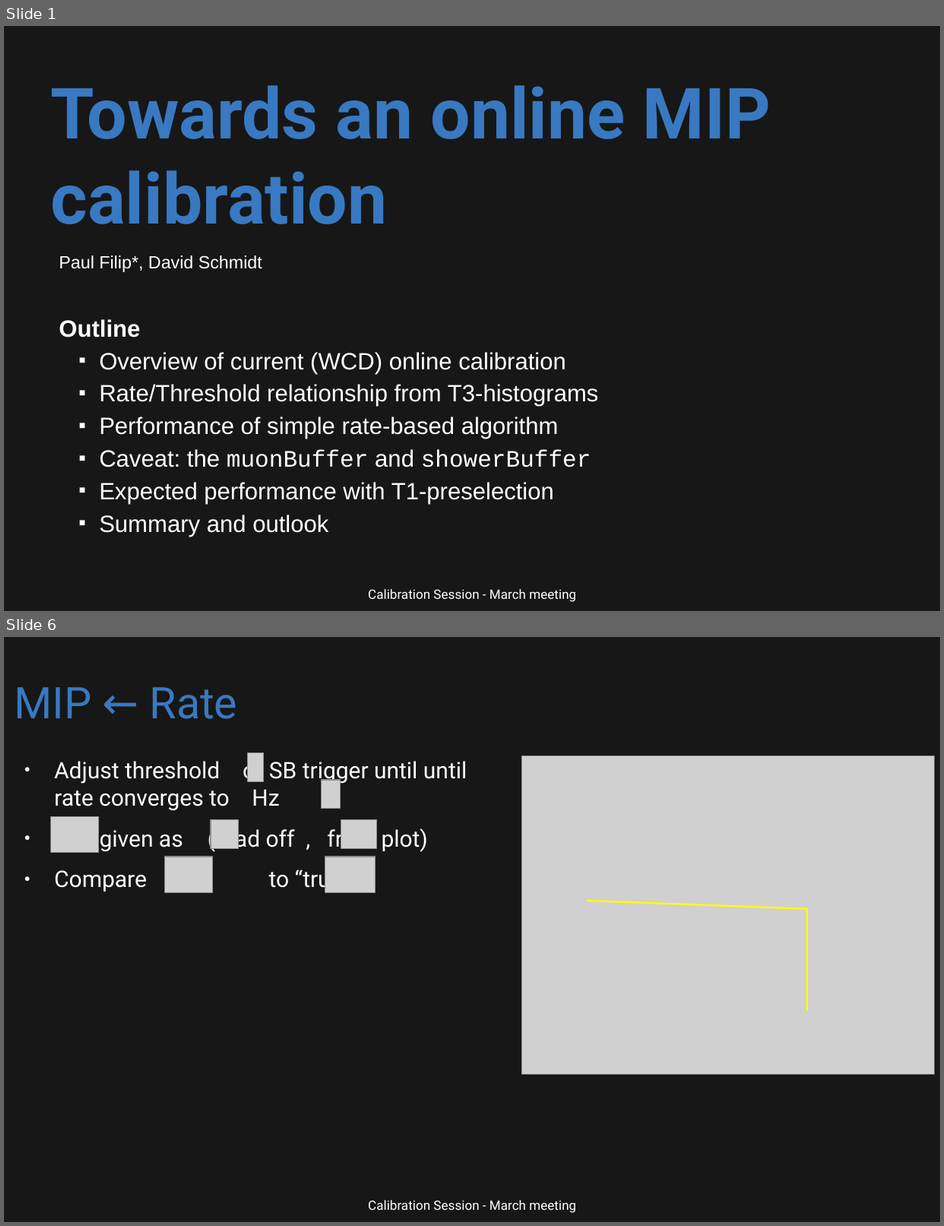
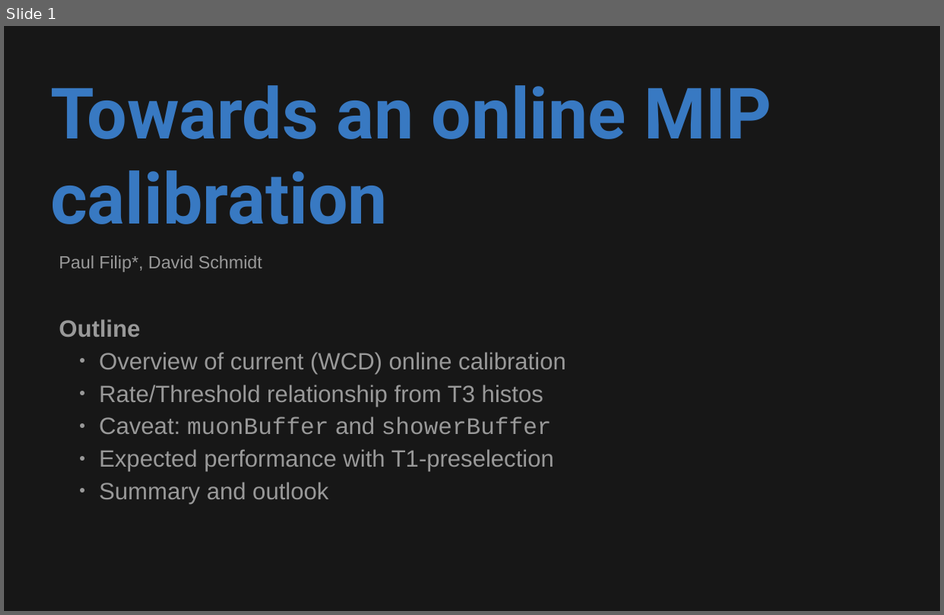
Before and after one commit to Quizznor/phd-thesis, a slide deck: Outreach/malargue_apr_2024/mip_online_calibration/calibration_session_2024_04_15_filip_mip.odp. Shown one above the other, each under a label of ours: slides 1 and 6 before the commit, slide 1 after it; the slides between them are not shown. The pictures are 944x1226 and 944x615 pixels, drawn with LibreOffice and Linux fonts; fonts in the diff are those of the drawing; grey boxes stand for pictures. Boxes give left, top, right and bottom in pixels: in the first picture for what was removed or moved away, otherwise in the second. Text is boxed around its words. In the diff, an @@ line names an element or a change of style, - is before the commit and + after.

```diff
--- a/Outreach/malargue_apr_2024/mip_online_calibration/calibration_session_2024_04_15_filip_mip.odp
+++ b/Outreach/malargue_apr_2024/mip_online_calibration/calibration_session_2024_04_15_filip_mip.odp
@@ slide 6 removed at bbox=[4, 637, 940, 1222], background #171717 @@
@@ title removed at bbox=[14, 687, 238, 719] @@
-MIP ← Rate
@@ text removed at bbox=[54, 757, 467, 893] @@
-● Adjust threshold of SB trigger until until rate converges to Hz
-● given as (read off , from plot)
-● Compare to “true”
@@ picture removed at bbox=[248, 753, 264, 782] @@
@@ picture removed at bbox=[522, 756, 935, 1075] @@
@@ picture removed at bbox=[321, 780, 341, 809] @@
@@ picture removed at bbox=[50, 816, 98, 852] @@
@@ picture removed at bbox=[211, 819, 239, 848] @@
@@ picture removed at bbox=[341, 820, 377, 849] @@
@@ picture removed at bbox=[164, 857, 212, 893] @@
@@ picture removed at bbox=[325, 857, 376, 893] @@
@@ line removed from (587, 901) to (808, 909) @@
@@ line removed from (808, 1011) to (808, 909) @@
@@ text removed at bbox=[368, 1200, 576, 1213] @@
-Calibration Session - March meeting
@@ slide 1 changed as well @@
@@ title "Towards an online MIP calibration" at bbox=[50, 85, 772, 224]: size 59.9 to 60 pt @@
@@ text "Paul Filip*, David Schmidt" at bbox=[59, 256, 262, 272]: text colour #FFFFFF to #999999 @@
@@ text at bbox=[59, 319, 566, 504]: text colour #FFFFFF to #999999 in "Outline", "Overview of current (WCD) online calibration", "Expected performance with T1-preselection", "Summary and outlook"; bullet ■ to ●; bullet colour #FFFFFF to #999999 @@
@@ text at bbox=[99, 385, 552, 434]: text changed; text colour #FFFFFF to #999999 @@
-  ■ Rate/Threshold relationship from T3-histograms
-  ■ Performance of simple rate-based algorithm
-  ■ Caveat: the muonBuffer and showerBuffer
+  ● Rate/Threshold relationship from T3 histos
+  ● Caveat: muonBuffer and showerBuffer
@@ text removed at bbox=[368, 589, 576, 602] @@
-Calibration Session - March meeting
```
Also in this commit, not shown: 5 other slides changed, 3 other files.
